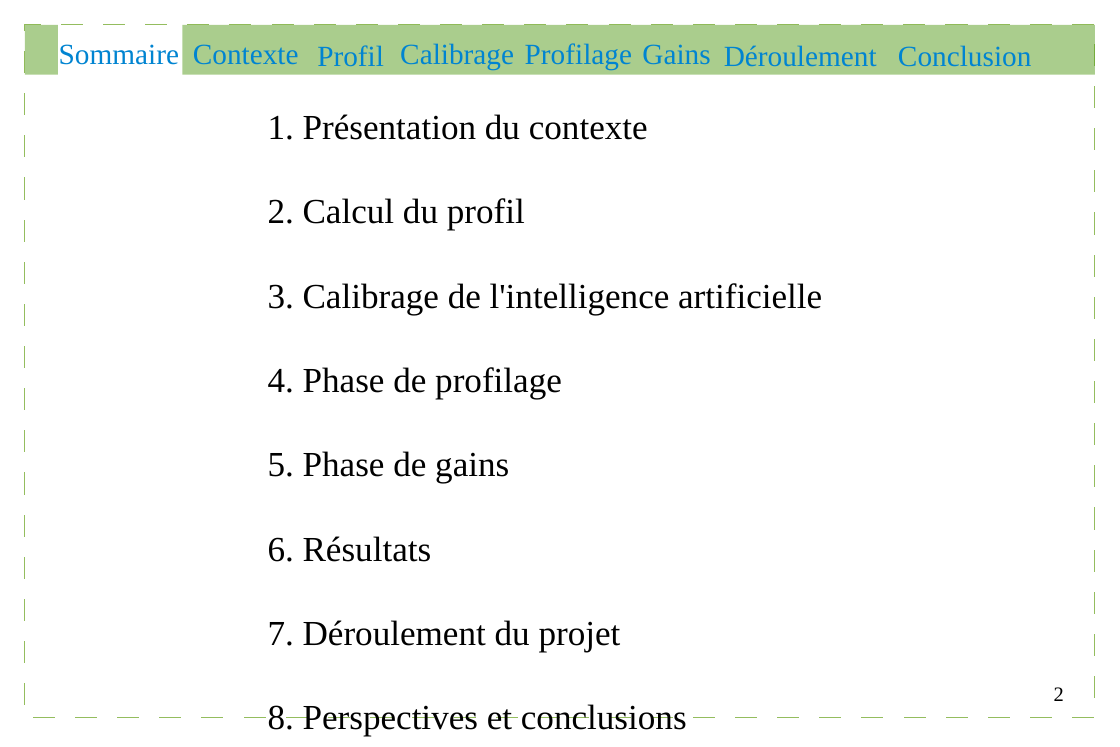
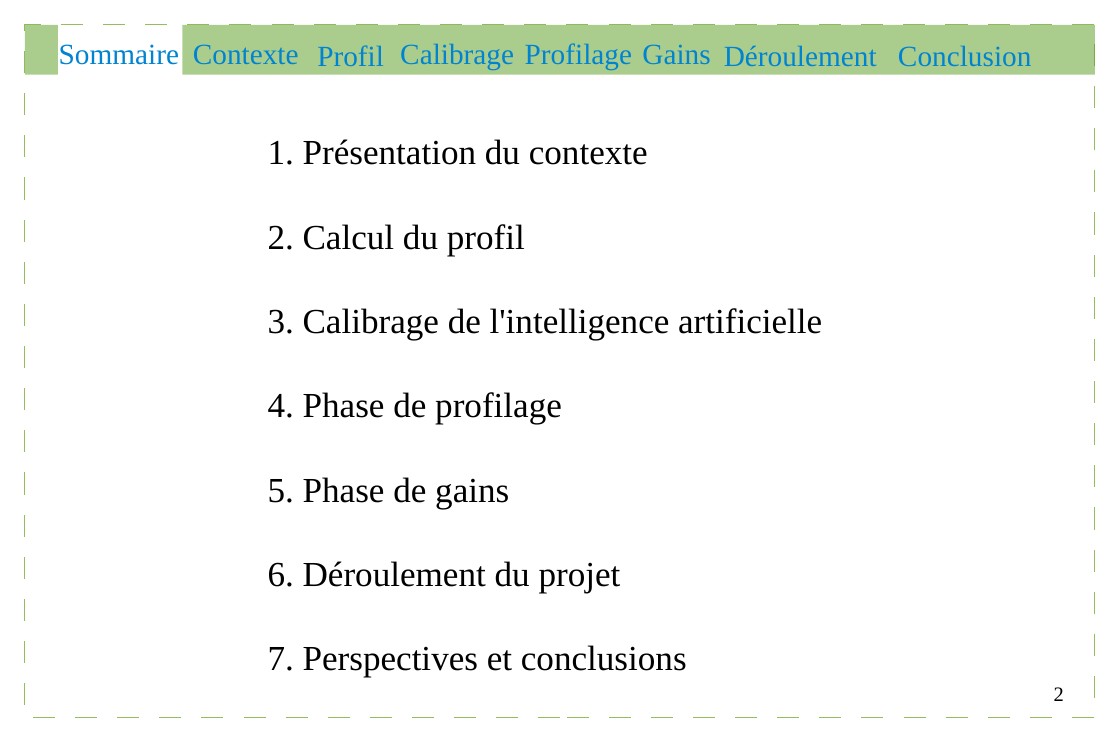
Before and after one commit to Gouga34/TERM1_Poker, a slide deck: slide 2 of Soutenance/presentation.odp. Drawn at 1120x747 pixels with LibreOffice and Linux fonts; fonts in the diff are those of the drawing. Boxes give left, top, right and bottom in pixels: in the first picture for what was removed or moved away, otherwise in the second. Text is boxed around its words. In the diff, an @@ line names an element or a change of style, - is before the commit and + after.

```diff
--- a/Soutenance/presentation.odp
+++ b/Soutenance/presentation.odp
@@ text "1. Présentation du contexte" moved from (x1=268, y1=114, x2=822, y2=736) to (x1=268, y1=139, x2=822, y2=677) @@
@@ text at (x1=268, y1=561, x2=687, y2=677): text changed @@
-6. Résultats
-7. Déroulement du projet
-8. Perspectives et conclusions
+6. Déroulement du projet
+7. Perspectives et conclusions
```
Also in this commit, not shown: 10 other slides changed, 5 slides added, 2 other files.
